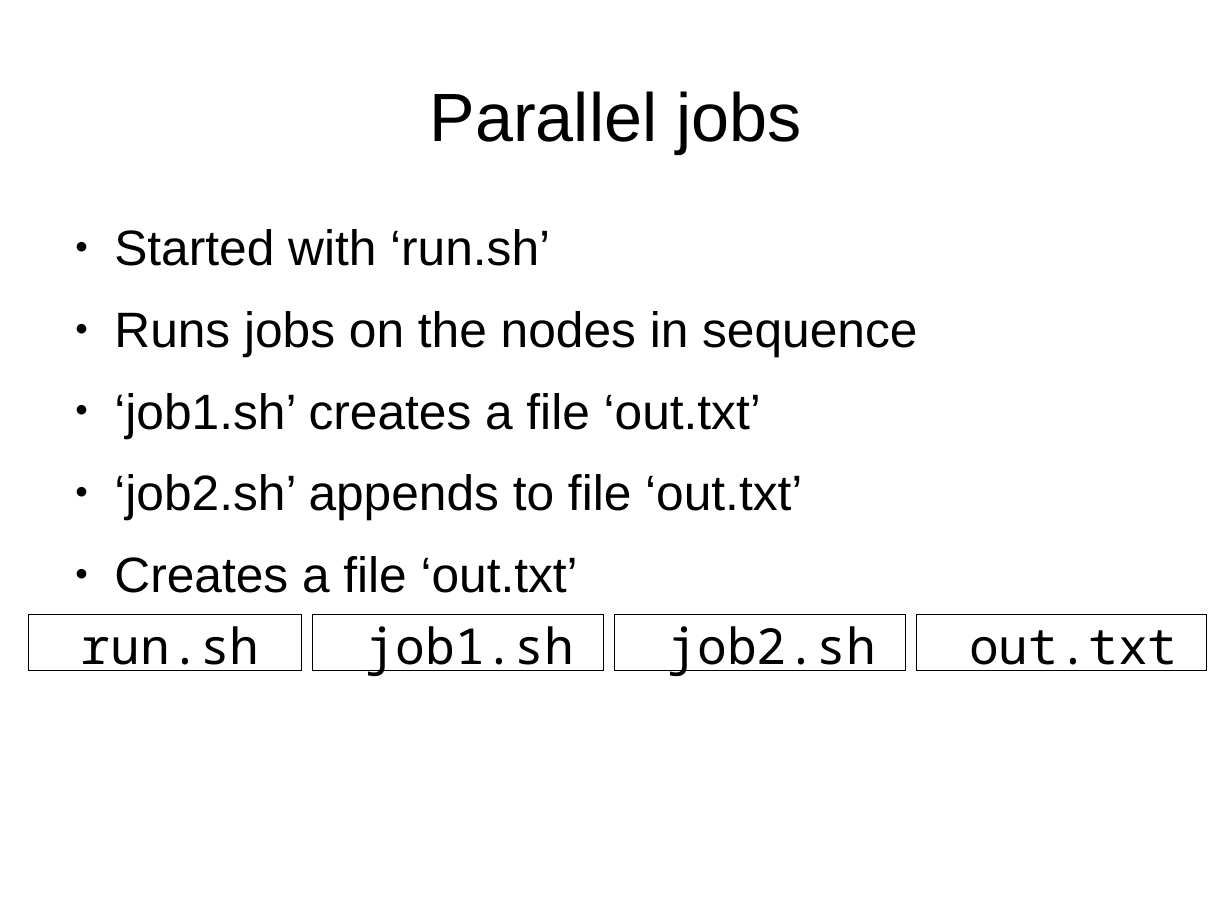
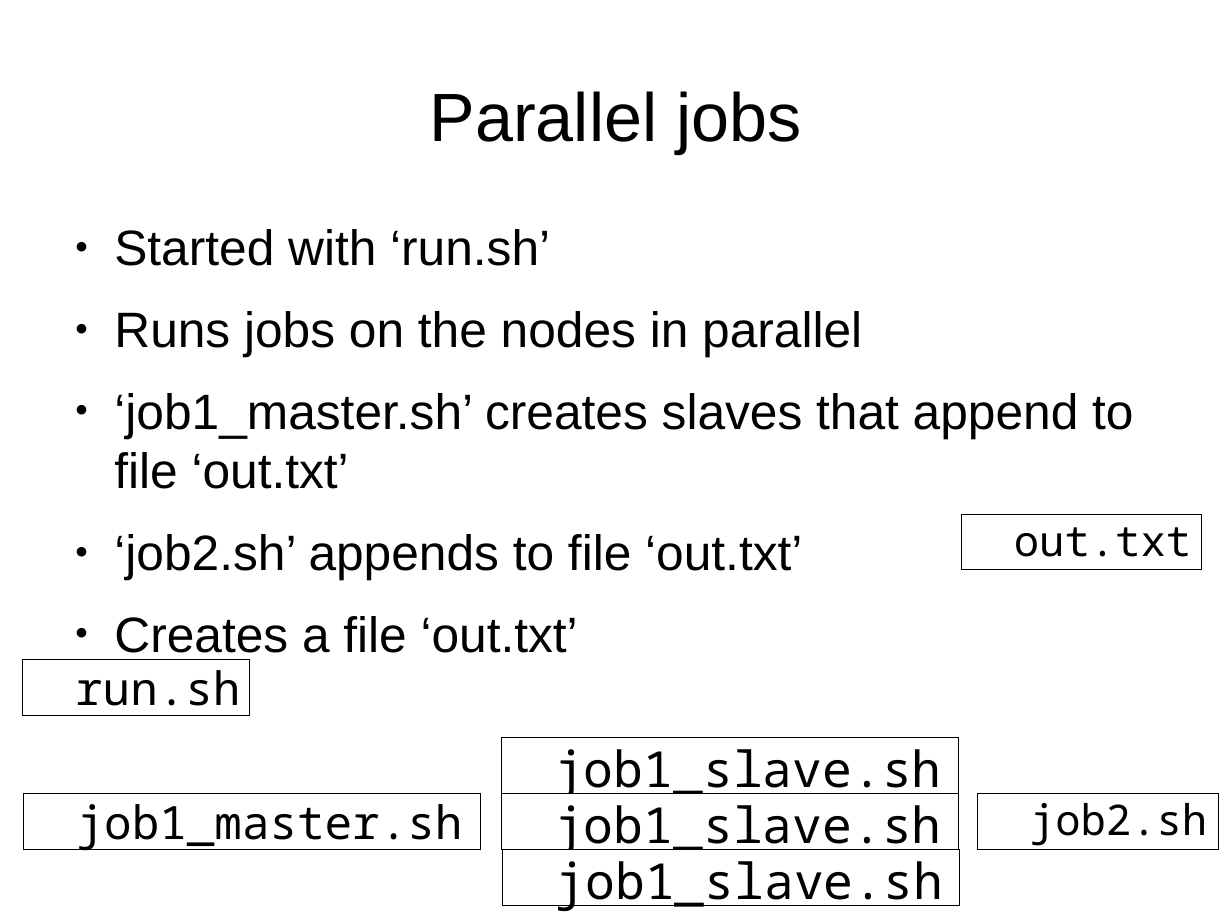
Before and after one commit to richelbilderbeek/peregrine, a slide deck: slide 15 of ParallelComputation.odp (slide 13 before the commit). Drawn at 1232x924 pixels with LibreOffice and Linux fonts; fonts in the diff are those of the drawing. Boxes give left, top, right and bottom in pixels: in the first picture for what was removed or moved away, otherwise in the second. Text is boxed around its words. In the diff, an @@ line names an element or a change of style, - is before the commit and + after.

```diff
--- a/ParallelComputation.odp
+++ b/ParallelComputation.odp
@@ text at (x1=114, y1=311, x2=1133, y2=489): text changed @@
-● Runs jobs on the nodes in sequence
-● ‘job1.sh’ creates a file ‘out.txt’
+● Runs jobs on the nodes in parallel
+● ‘job1_master.sh’ creates slaves that append to file ‘out.txt’
@@ text "out.txt" resized from (x1=917, y1=615, x2=1207, y2=671) to (x1=961, y1=514, x2=1203, y2=570) @@
@@ text "out.txt" at (x1=961, y1=514, x2=1203, y2=570): size 32 to 27.2 pt @@
@@ text "run.sh" resized from (x1=28, y1=615, x2=302, y2=671) to (x1=22, y1=660, x2=249, y2=715) @@
@@ text "run.sh" at (x1=22, y1=660, x2=249, y2=715): size 32 to 29.6 pt @@
@@ text added at (x1=502, y1=738, x2=959, y2=794), fill #FFFFFF, outline #000000 0 pt, 32 pt, text #000000 @@
+job1_slave.sh
@@ text "job1_master.sh" resized from (x1=313, y1=615, x2=604, y2=671) to (x1=23, y1=794, x2=481, y2=850) @@
@@ text at (x1=77, y1=804, x2=463, y2=851): text changed; size 32 to 29.6 pt @@
-job1.sh
+job1_master.sh
@@ text added at (x1=502, y1=794, x2=959, y2=850), fill #FFFFFF, outline #000000 0 pt, 32 pt, text #000000 @@
+job1_slave.sh
@@ text "job2.sh" at (x1=977, y1=794, x2=1219, y2=850): size 32 to 27.2 pt @@
@@ text "job2.sh" resized from (x1=615, y1=615, x2=906, y2=671) to (x1=977, y1=794, x2=1219, y2=850) @@
@@ text added at (x1=503, y1=850, x2=960, y2=906), fill #FFFFFF, outline #000000 0 pt, 32 pt, text #000000 @@
+job1_slave.sh
```
Also in this commit, not shown: 5 other slides changed, 5 slides added, 1 other file.
